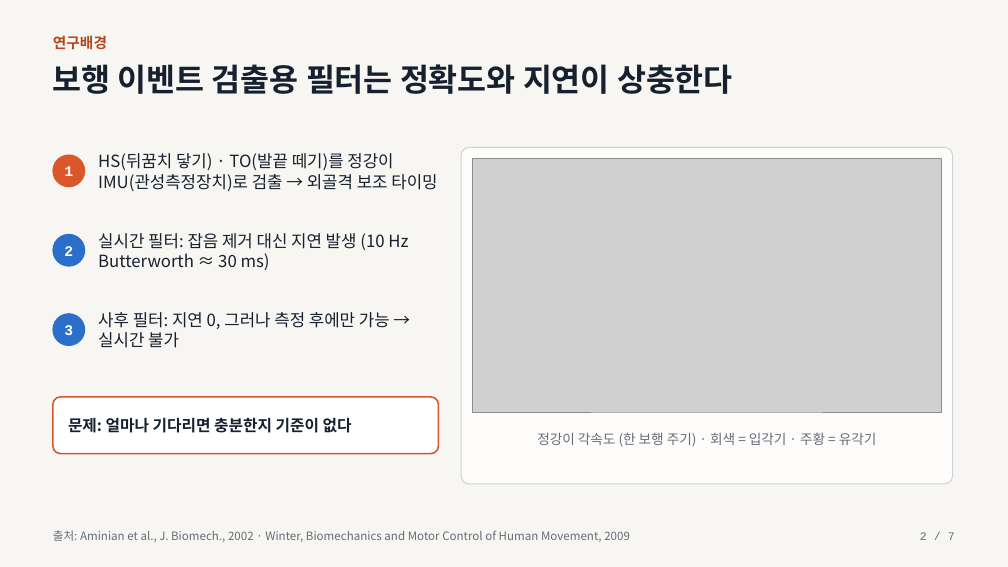
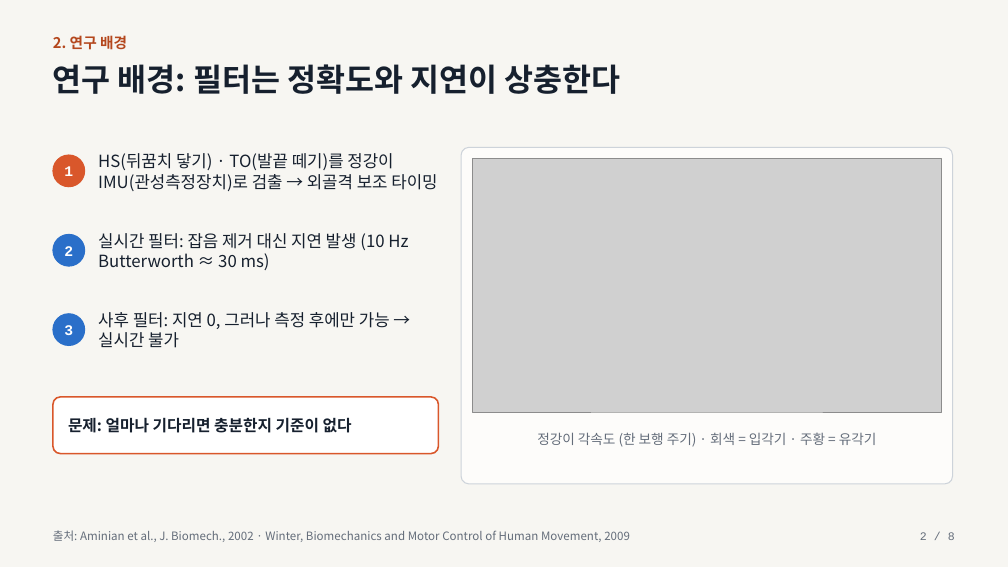
Before and after one commit to everyss/26-2_Sensors_Actuators, a slide deck: slide 2 of slides/midterm_presentation.pptx. Drawn at 1008x567 pixels with LibreOffice and Linux fonts; fonts in the diff are those of the drawing; grey boxes stand for pictures. Boxes give left, top, right and bottom in pixels: in the first picture for what was removed or moved away, otherwise in the second. Text is boxed around its words. In the diff, an @@ line names an element or a change of style, - is before the commit and + after.

```diff
--- a/slides/midterm_presentation.pptx
+++ b/slides/midterm_presentation.pptx
@@ text at bbox=[53, 35, 127, 50]: text changed @@
-연구배경
+2. 연구 배경
@@ text at bbox=[53, 64, 620, 94]: text changed @@
-보행 이벤트 검출용 필터는 정확도와 지연이 상충한다
+연구 배경: 필터는 정확도와 지연이 상충한다
@@ text at bbox=[920, 532, 955, 540]: text changed @@
-2 / 7
+2 / 8
```
Also in this commit, not shown: 6 other slides changed, 1 slide added, 3 other files.
